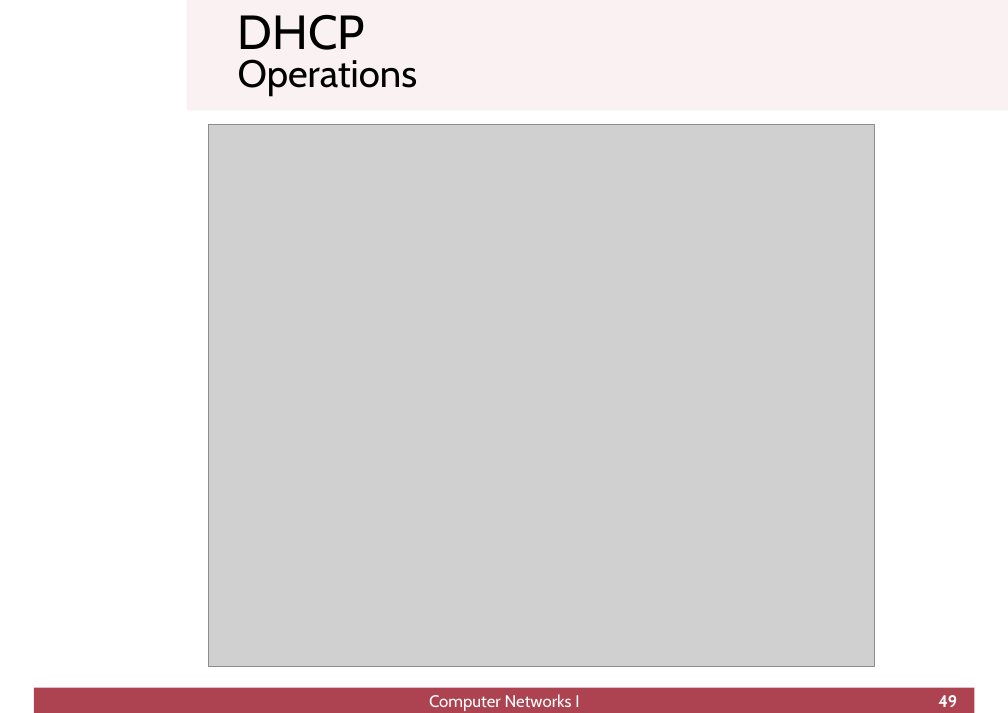
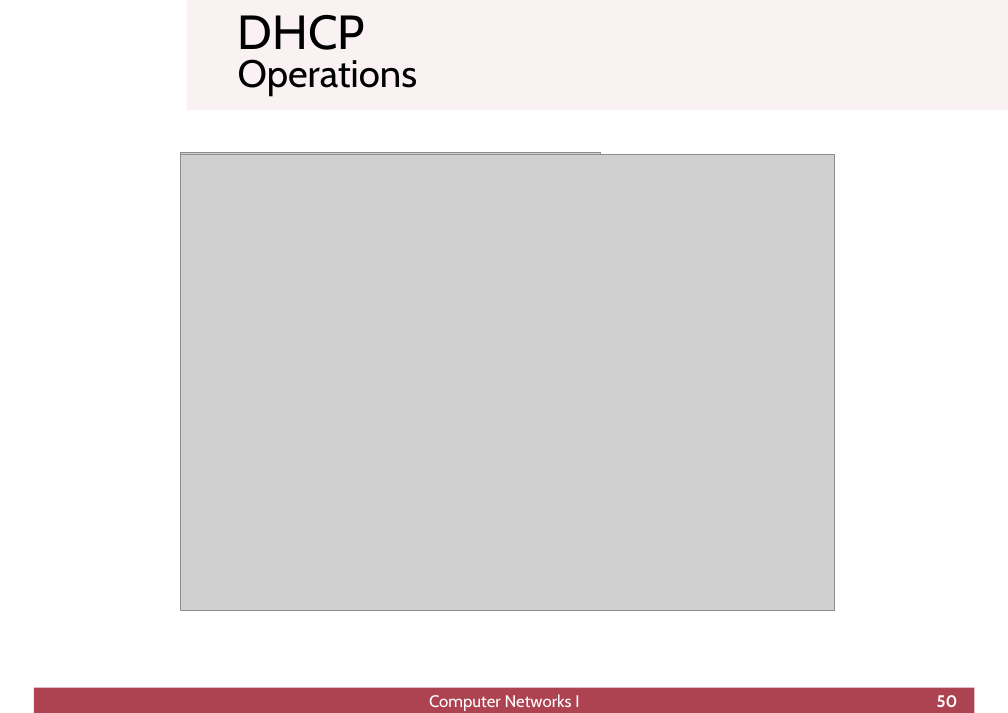
Before and after one commit to cletomartin/redes1, a slide deck: slide 50 of slides/network.odp (slide 49 before the commit). Drawn at 1008x713 pixels with LibreOffice and Linux fonts; fonts in the diff are those of the drawing; grey boxes stand for pictures; background and template pictures are left out. Boxes give left, top, right and bottom in pixels: in the first picture for what was removed or moved away, otherwise in the second. Text is boxed around its words. In the diff, an @@ line names an element or a change of style, - is before the commit and + after.

```diff
--- a/slides/network.odp
+++ b/slides/network.odp
@@ picture resized from (x1=209, y1=124, x2=874, y2=667) to (x1=180, y1=155, x2=835, y2=610) @@
@@ picture added at (x1=181, y1=153, x2=600, y2=445) @@
@@ page number at (x1=937, y1=695, x2=958, y2=707): text changed @@
-49
+50
```
Also in this commit, not shown: 4 other slides changed, 1 slide added, 1 other file.
